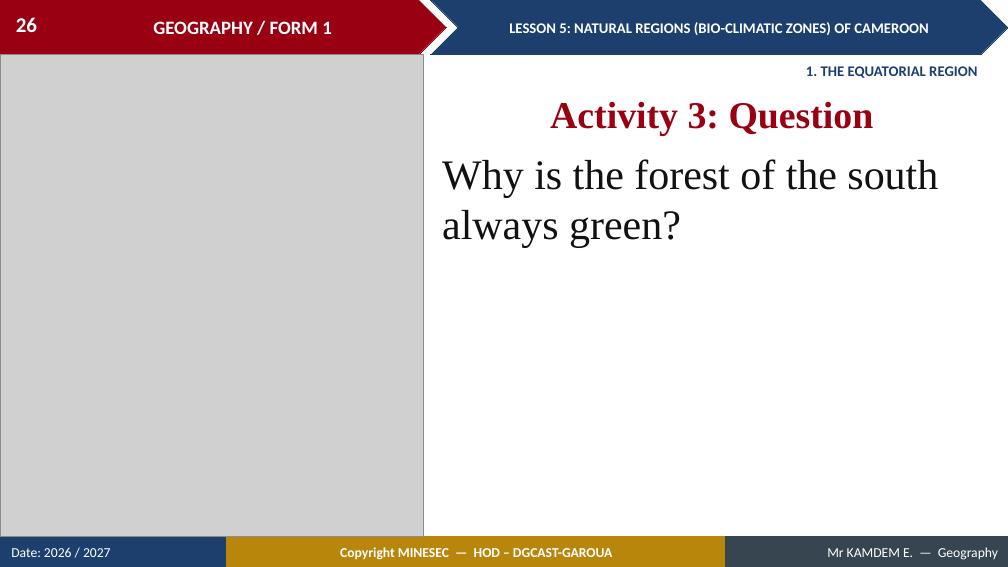
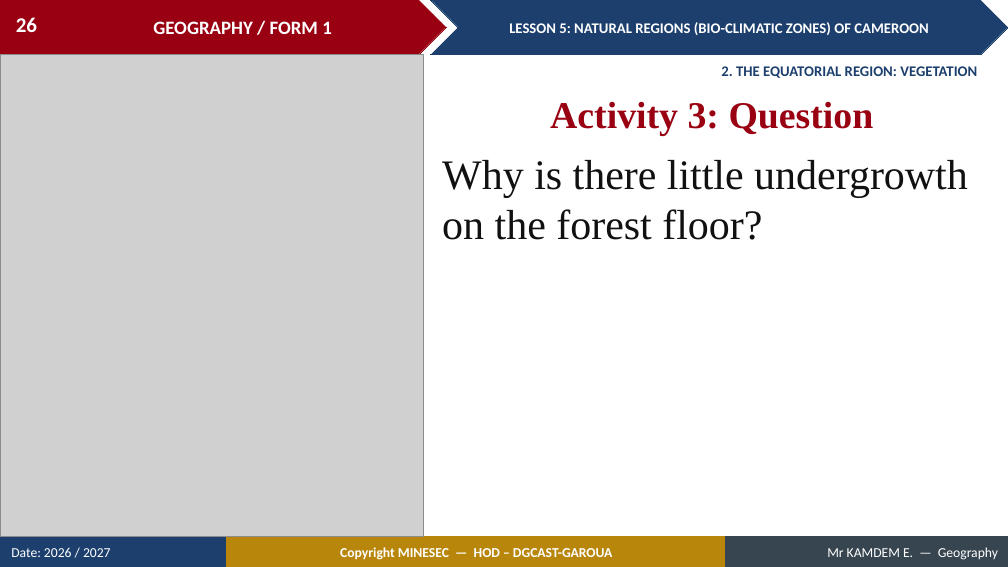
Before and after one commit to Berthautk/linea-github, a slide deck: slide 26 of lecons/F1/08_F1_M2_L05_Natural_Regions_Bio_climatic_Zones_of_Cameroon.pptx. Drawn at 1008x567 pixels with LibreOffice and Linux fonts; fonts in the diff are those of the drawing; grey boxes stand for pictures. Boxes give left, top, right and bottom in pixels: in the first picture for what was removed or moved away, otherwise in the second. Text is boxed around its words. In the diff, an @@ line names an element or a change of style, - is before the commit and + after.

```diff
--- a/lecons/F1/08_F1_M2_L05_Natural_Regions_Bio_climatic_Zones_of_Cameroon.pptx
+++ b/lecons/F1/08_F1_M2_L05_Natural_Regions_Bio_climatic_Zones_of_Cameroon.pptx
@@ text at box(721, 66, 977, 78): text changed @@
-1. THE EQUATORIAL REGION
+2. THE EQUATORIAL REGION: VEGETATION
@@ text at box(442, 160, 968, 240): text changed @@
-Why is the forest of the south always green?
+Why is there little undergrowth on the forest floor?
```
Also in this commit, not shown: 32 other slides changed, 20 slides added, 4 slides removed, 5 other files.
